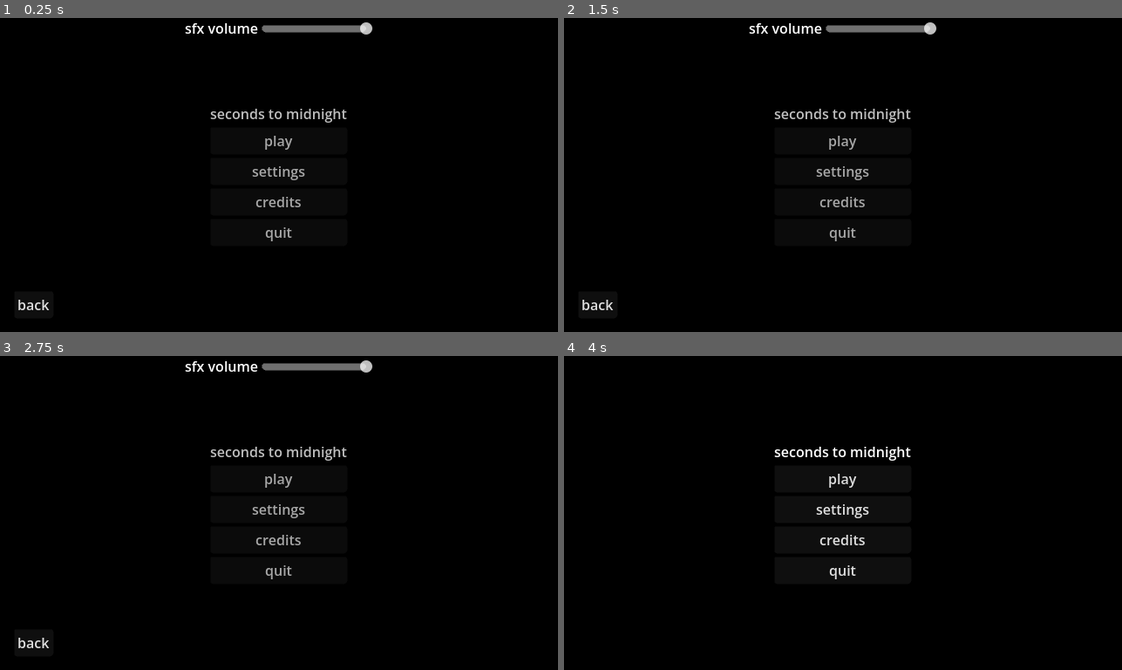
Above: before the commit, frames 1-4 (two rows, left to right).
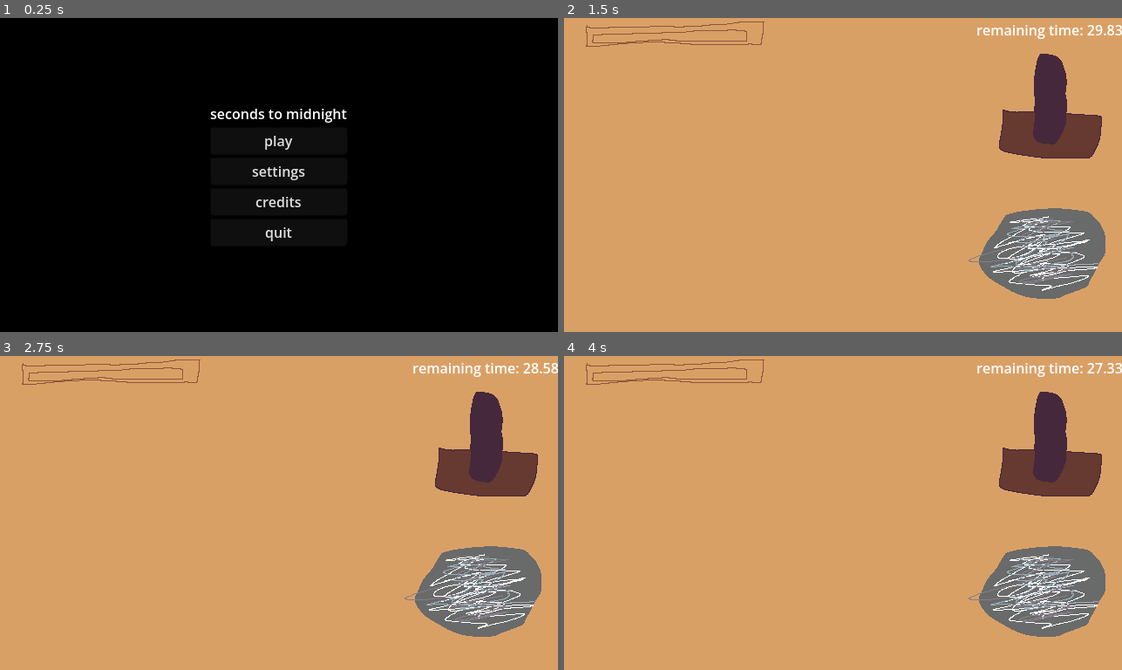
Above: after the commit, the same moments.

Repository: OwOmay/seconds-to-midnight
Game: Godot game, scene res://scenes/menu/main.tscn
Two runs of this game, one before a commit and one after it. Both use one fixed random seed, a clock stepped at 60 frames per second and the inputs below. Sound files missing from this copy of the repository are replaced by a short silence.
Inputs (mouse positions are in pixels of both pictures, inside the frame that each line leads up to):
- Up to frame 1 (0.25 s): no input
- Up to frame 2 (1.5 s): click "play" at 0.5 s; click (999, 175) at 1.25 s, where only the run after the commit has a clickable "hard"
- Up to frame 3 (2.75 s): click (279, 478) at 2 s, where only the run before the commit has a clickable "play"
- Up to frame 4 (4 s): click (843, 478) at 2.75 s, where only the run before the commit has a clickable "play"; click (597, 641) at 3.5 s, where only the run before the commit has a clickable "back"

The runs differ from the first frame. In frame 1, 1.5% of the frame differs, in the area x 3-67%, y 1-94%; in frame 2, 100%, in the area x 0-100%, y 0-100%; in frame 3, 100%; in frame 4, 100%.
Error after the commit: Parse Error: Could not find type "Item" in the current scope. (res://data/scripts/mail.gd:7)

Commit message:
music! (dynamic)

Diff:
--- a/scenes/main/main.gd
+++ b/scenes/main/main.gd
@@ -6,6 +6,8 @@
 func _ready() -> void:
 	_spawn_mail()
 	Clock.is_running = true
+
+	GlobalAudio.music_normal()
 
 func _get_unmoved() -> Array[Node2D]:
 	var unmoved: Array[Node2D] = []
@@ -32,5 +34,10 @@
 func _process(_delta: float) -> void:
 	$Label.text = "remaining time: %s" % Clock.time_remaining
 
+	if Clock.time_remaining < 30 and GlobalAudio.is_music_normal:
+		GlobalAudio.music_frantic()
+	elif Clock.time_remaining > 30 and not GlobalAudio.is_music_normal:
+		GlobalAudio.music_normal()
+
 func _on_timer_timeout() -> void:
 	_spawn_mail()
--- a/scenes/menu/main.gd
+++ b/scenes/menu/main.gd
@@ -49,3 +49,6 @@
 	Clock.difficulty = difficulty
 
 	get_tree().change_scene_to_file("res://scenes/main/main.tscn")
+
+func _on_credits_meta_clicked(meta: Variant) -> void:
+	OS.shell_open(str(meta))
--- a/scenes/menu/main.tscn
+++ b/scenes/menu/main.tscn
@@ -111,6 +111,7 @@
 text = "back"
 
 [node name="settings" type="Control" parent="." unique_id=1417912238]
+visible = false
 layout_mode = 1
 anchors_preset = 15
 anchor_right = 1.0
@@ -153,7 +154,6 @@
 step = 0.01
 
 [node name="HBoxContainer2" type="HBoxContainer" parent="settings/VBoxContainer" unique_id=1395176704]
-visible = false
 layout_mode = 2
 
 [node name="Label" type="Label" parent="settings/VBoxContainer/HBoxContainer2" unique_id=2062544379]
@@ -213,10 +213,14 @@
 grow_horizontal = 2
 grow_vertical = 2
 bbcode_enabled = true
-text = "[center]programming & sound: owomay
+text = "[center]programming, sound & music: owomay
 art, story & design: bucket o' beef
 
-made in 4 days for the 2026 gmtk game jam[/center]"
+made in 4 days for the 2026 gmtk game jam
+
+[font_size=\"12\"]third party content:
+[url=\"https://en.wikipedia.org/wiki/File:Grandfather_Clock_Ticking.ogg\"]Grandfather Clock Ticking[/url], CC-BY-SA by Jud McCranie, via Wikipedia[/font_size]
+[/center]"
 fit_content = true
 
 [connection signal="pressed" from="CenterContainer/VBoxContainer/play" to="." method="_on_play_pressed"]
@@ -237,3 +241,4 @@
 [connection signal="value_changed" from="settings/VBoxContainer/HBoxContainer2/HSlider" to="settings" method="_on_music_volume_value_changed"]
 [connection signal="pressed" from="settings/back" to="." method="_on_settings_back_pressed"]
 [connection signal="pressed" from="credits/back" to="." method="_on_credits_back_pressed"]
+[connection signal="meta_clicked" from="credits/Label" to="." method="_on_credits_meta_clicked"]
--- a/scenes/singletons/global_audio.gd
+++ b/scenes/singletons/global_audio.gd
@@ -17,7 +17,11 @@
 	"stamp": 0
 }
 
+var is_music_normal := true
+
 func play_random(id: String):
+	if is_zero_approx(sfx_volume):
+		return
 	if num_ids.keys().has(id):
 		var variation: int = randi() % num_ids[id]
 		while variation == last_played[id]:
@@ -26,3 +30,31 @@
 		var n: AudioStreamPlayer = get_node(id + str(variation + 1))
 		n.volume_linear = sfx_volume
 		n.play()
+
+func music_normal():
+	if is_zero_approx(music_volume):
+		return
+
+	is_music_normal = true
+
+	$clocksong1.play($clocksong2.get_playback_position() + AudioServer.get_time_since_last_mix())
+	$clocksong1.volume_linear = 0.0
+	var intro_tween := $clocksong1.create_tween()
+	intro_tween.tween_property($clocksong1, "volume_linear", music_volume, 1.0)
+
+	var outro_tween := $clocksong2.create_tween()
+	outro_tween.tween_property($clocksong2, "volume_linear", 0.0, 1.0)
+
+func music_frantic():
+	if is_zero_approx(music_volume):
+		return
+
+	is_music_normal = false
+
+	$clocksong2.play($clocksong1.get_playback_position() + AudioServer.get_time_since_last_mix())
+	$clocksong2.volume_linear = 0.0
+	var intro_tween := $clocksong2.create_tween()
+	intro_tween.tween_property($clocksong2, "volume_linear", music_volume, 1.0)
+
+	var outro_tween := $clocksong1.create_tween()
+	outro_tween.tween_property($clocksong1, "volume_linear", 0.0, 1.0)
--- a/scenes/singletons/global_audio.tscn
+++ b/scenes/singletons/global_audio.tscn
@@ -11,6 +11,8 @@
 [ext_resource type="AudioStream" uid="uid://6iu1t6kc4yax" path="res://assets/sfx/flip3.mp3" id="8_ui4pr"]
 [ext_resource type="AudioStream" uid="uid://bl53e6tqjwuxs" path="res://assets/sfx/stamp1.mp3" id="9_x6hyo"]
 [ext_resource type="AudioStream" uid="uid://nlvgllahb8by" path="res://assets/sfx/stamp2.mp3" id="10_td3er"]
+[ext_resource type="AudioStream" uid="uid://dmukweg6ma527" path="res://assets/music/clocksong.mp3" id="12_001gr"]
+[ext_resource type="AudioStream" uid="uid://4vcy8vtwloht" path="res://assets/music/clocksong2.mp3" id="13_qd2j6"]
 
 [node name="GlobalAudio" type="Node" unique_id=80424034]
 script = ExtResource("1_fdagh")
@@ -44,3 +46,11 @@
 
 [node name="stamp2" type="AudioStreamPlayer" parent="." unique_id=386437532]
 stream = ExtResource("10_td3er")
+
+[node name="clocksong1" type="AudioStreamPlayer" parent="." unique_id=119743179]
+stream = ExtResource("12_001gr")
+parameters/looping = true
+
+[node name="clocksong2" type="AudioStreamPlayer" parent="." unique_id=853053382]
+stream = ExtResource("13_qd2j6")
+parameters/looping = true
Not shown, added: assets/music/clocksong.mp3.import
Not shown, added: assets/music/clocksong2.mp3.import
Not shown, added: assets/music/clocksong.mp3
Not shown, added: assets/music/clocksong2.mp3
